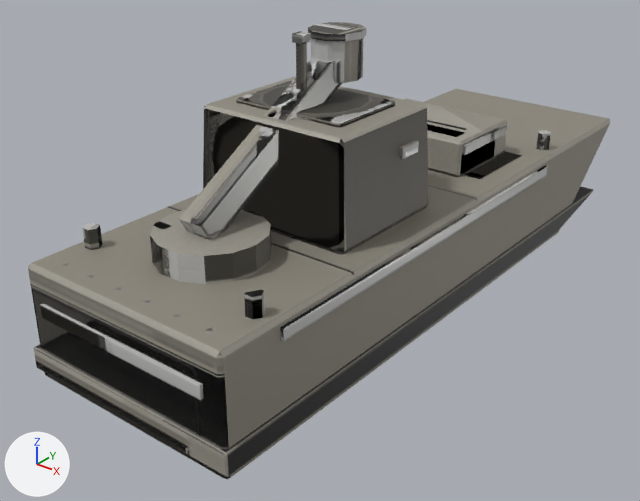
One commit to the FBX model assets/models/ord_tidewright/export/ord_tidewright.fbx: the scene before it, then after it.
Camera for both pictures: a camera (50 mm lens) standing at (7.82, -10.27, 6.58) and looking at (-0.46, 0.08, 0.16). The lights are fixed; the arrows at lower left show +X, +Y and +Z. The first picture is the older version. Where no turn or scale is listed for an object, it has been applied to the vertices.

Objects in the first picture: 'base_bar', 'base_glow_running_bar', 'nano_bar', 'nano_glow_power_bar'.
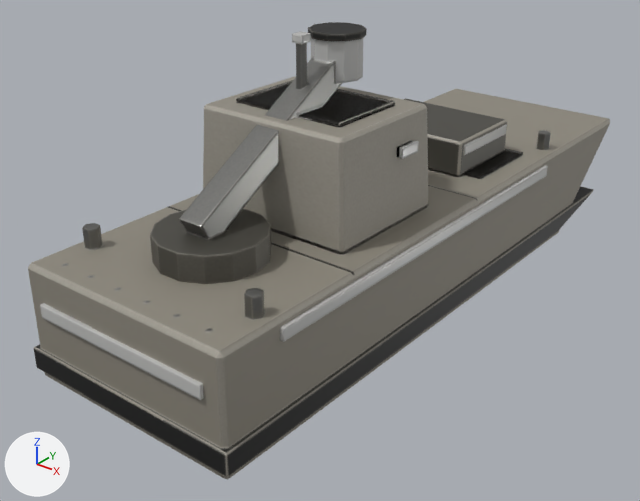
What differs and where, as boxes [x1, y1, x2, y2] in the pictures (640 x 501 px; the box of a moved part takes in the faces that stretch with it):
part 1 of me_base_003, moved or reshaped (not visible before)
    after: [463, 148, 523, 179]
part 2 of me_base_003, surface changed
    both: [30, 43, 551, 478]
part 3 of me_base_004, surface changed
    both: [40, 31, 548, 400]
part 4 of me_nano_003, surface changed (darker)
    both: [150, 22, 367, 284]
part 5 of me_nano_004, surface changed (lighter)
    both: [311, 37, 364, 83]

The change, as a diff of the scene's bpy script:
```diff
--- a/assets/models/ord_tidewright/export/ord_tidewright.fbx.py
+++ b/assets/models/ord_tidewright/export/ord_tidewright.fbx.py
@@ me_nano_004 @@
 me_nano_004.from_pydata(...)  # 20 vertices, 12 faces; spans x -0.38..0.38, y 2.339..3.061, z 1.7..2.3
 # used by ob_nano_glow_power_bar; location = (0.0, -2.8, 1.5)
+# me_nano_004 part 5: texture (UV) coordinates of 12 of 12 faces, centred in x -0.344..0.344, y 2.339..3.061, z 1.7..2.3, changed; they spanned u 0.06..0.73, v 0.77..0.84 and now span u 0.0..0.75, v 0.64..0.83
 me_nano_004.materials.append(mat_ord_tidewright_bar)
@@ me_base_003 @@
 me_base_003.from_pydata(...)  # 212 vertices, 202 faces; spans x -1.86..1.86, y -4.55..6.46, z -0.5..3.85
 # used by ob_base_bar; location = (0.0, 0.0, 0.0)
+# me_base_003 part 1: the loose piece of 24 vertices spanning x -0.9..0.9, y 2.16..3.24, z 1.3..1.35 is scaled about its middle by (1.56, 1.39, 1)
+# me_base_003 part 2: 145 kept faces spanning x -1.86..1.86, y -4.55..6.46, z -0.5..3.85 get new texture (UV) coordinates
 me_base_003.materials.append(mat_ord_tidewright_bar)
@@ me_nano_003 @@
 me_nano_003.from_pydata(...)  # 56 vertices, 34 faces; spans x -0.8..0.8, y -0.78..3.1, z -0.2..2.4
 # used by ob_nano_bar; location = (0.0, -2.8, 1.5)
+# me_nano_003 part 4: texture (UV) coordinates of 33 of 34 faces, centred in x -0.76..0.76, y -0.78..3.1, z -0.2..2.4, changed; they spanned u 0.0..0.81, v 0.64..0.85 and now span u 0.02..0.77, v 0.67..0.87
 me_nano_003.materials.append(mat_ord_tidewright_bar)
@@ me_base_004 @@
 me_base_004.from_pydata(...)  # 72 vertices, 54 faces; spans x -1.85..1.85, y -4.55..3.5, z 0.6..3.96
 # used by ob_base_glow_running_bar; location = (0.0, 0.0, 0.0)
+# me_base_004 part 3: 50 kept faces spanning x -1.85..1.85, y -4.55..3.5, z 0.6..3.96 get new texture (UV) coordinates
 me_base_004.materials.append(mat_ord_tidewright_bar)
```
